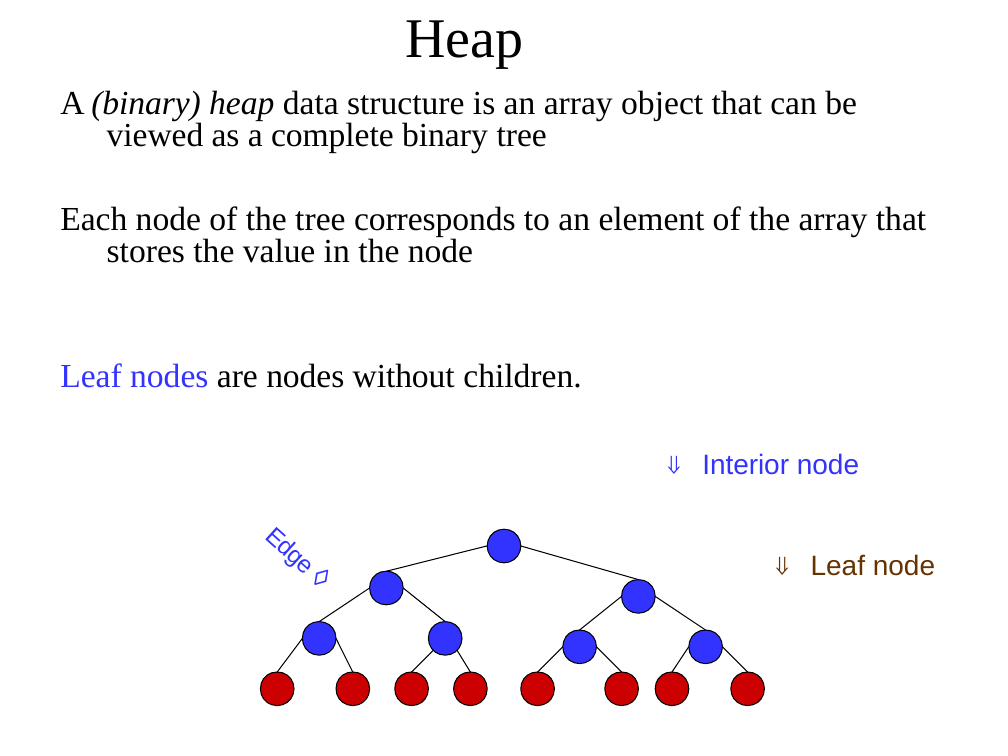
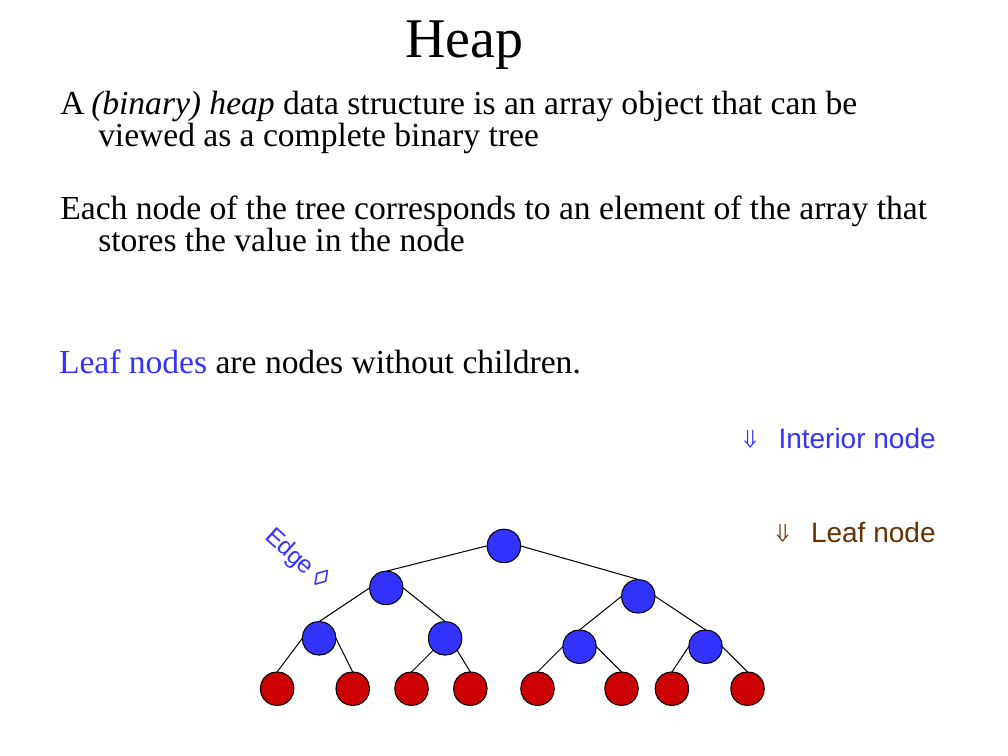
Before and after one commit to ElisonSherton/MTech_DSE, a slide deck: slide 54 of Sem1/DSAD/lecture_slides/DSAD_Session4.pptx. Drawn at 1008x756 pixels with LibreOffice and Linux fonts; fonts in the diff are those of the drawing. Boxes give left, top, right and bottom in pixels: in the first picture for what was removed or moved away, otherwise in the second. Text is boxed around its words. In the diff, an @@ line names an element or a change of style, - is before the commit and + after.

```diff
--- a/Sem1/DSAD/lecture_slides/DSAD_Session4.pptx
+++ b/Sem1/DSAD/lecture_slides/DSAD_Session4.pptx
@@ text "Heap" at <box>405,20,523,67</box>: letter spacing 0.1 to 0 pt in "Heap" @@
@@ text at <box>59,90,935,449</box>: letter spacing -0.1 to 0 pt in "(binary) viewed as complete", "Each corresponds element value node", "Leaf nodes without", "Interior"; letter spacing 0.1 to 0 pt in "in"; indent changed; line spacing 0.8 to 0.79 @@
@@ outline redrawn in 16 elements at <box>487,529,520,562</box>, <box>487,529,520,562</box>, <box>302,622,336,655</box>, <box>302,622,336,655</box>, <box>428,622,462,655</box>, <box>428,622,462,655</box>, <box>562,630,596,663</box>, <box>562,630,596,663</box>, <box>454,672,487,706</box>, <box>454,672,487,706</box>, <box>605,672,638,706</box>, <box>605,672,638,706</box>, <box>655,672,688,706</box>, <box>655,672,688,706</box>, <box>731,672,764,706</box>, <box>731,672,764,706</box> @@
```
Also in this commit, not shown: 45 other slides changed, 4 slides added, 4 slides removed, 33 other files.
